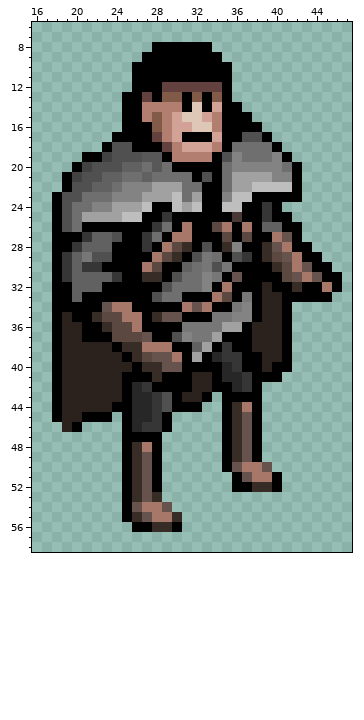
Pixel-art sprite: Assets/Sprites/playerFR1.png. The picture above is the old version.
The file is 64x64 pixels. Colours within 5 levels of each other are drawn and written as one. Shown: x 16..47, y 6..58.
New version:
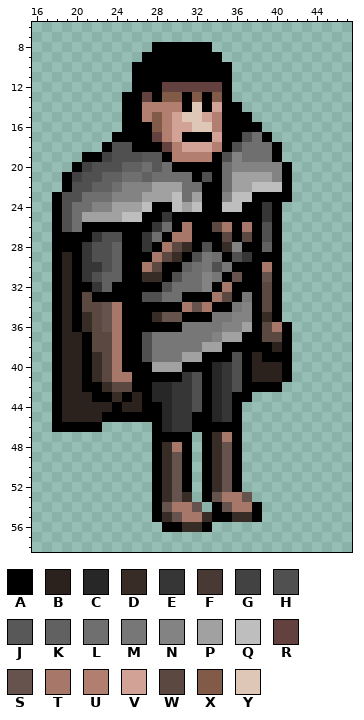
Palette (. is transparent): A #000000  B #2b221e  C #272727  D #382c27  E #363636  F #493934  G #424242  H #505050  J #585858  K #616161  L #6f6f6f  M #777777  N #838383  P #a1a1a1  Q #bebebe  R #62413e  S #67534e  T #a77769  U #b17e70  V #d2a297  W #5b4840  X #815b47  Y #dfc7b7
The commit says: Updated player sprite and walk cycle sheets
Edits made:
Changed rows in their new state; - is an unchanged pixel.
first column x 18:
17 --------------------L--------
18 ------------------H----------
19 ----------------------A.-----
20 -----------------------A.----
21 -----------------------A.----
22 -----------------------A.----
23 ------------------------.----
25 ------------------A----.-----
26 ---------------------HA..----
27 ---AEH---------------HA..----
28 --AEHHK--------------KA...---
29 -BAE--K--------------AA....--
30 -BA--HK--------------TA.....-
31 -BAEH-K--------------S-......
32 -BAAEK---------------W-......
33 -BAW-----H-----------WA.....-
34 -B-WW--A-------------WA.-----
35 ---DWSTAA------------DA.-----
36 --ADWSTAA--------NNPAWT------
37 ----WWTAAHMMMM--NPP-AWW------
38 ---AWWTAAHMMMMM-PA--AA-------
39 ---ADWT-AHMMMP--AAH-BAA------
40 ---ADWTA-APPP---CEH-B-B------
41 ---ADWTT--A--EHACEHABBBA-----
42 ---AADWWAACCEEHACEHA-AA------
43 ----AAD-BACCEEH-CE--.--------
44 -------BBAACEEHACEA..--------
45 ---BB-A-AAACEEAACEA..--------
46 AA-AA--...ACEEAAA-A..--------
47 -------...-AAA-ADTA..--------
48 -------...-DTA-ADSA..--------
49 -------...-DSA-ADSA..--------
50 -------...-DSA-ADSA...-------
51 -------...-DSA-ADS-....------
52 -------...-DSA-ADS-....------
53 -------...ADSD-ASTTS---------
54 -------...A-TTS-ASTTA--------
55 -------...ADSTTDAADDA--------
56 --------...A-DDA-------------
Boxes around the changes in both pictures, in picture pixels (x1, y1, x2, y2):
changed: (52, 132, 342, 532)
